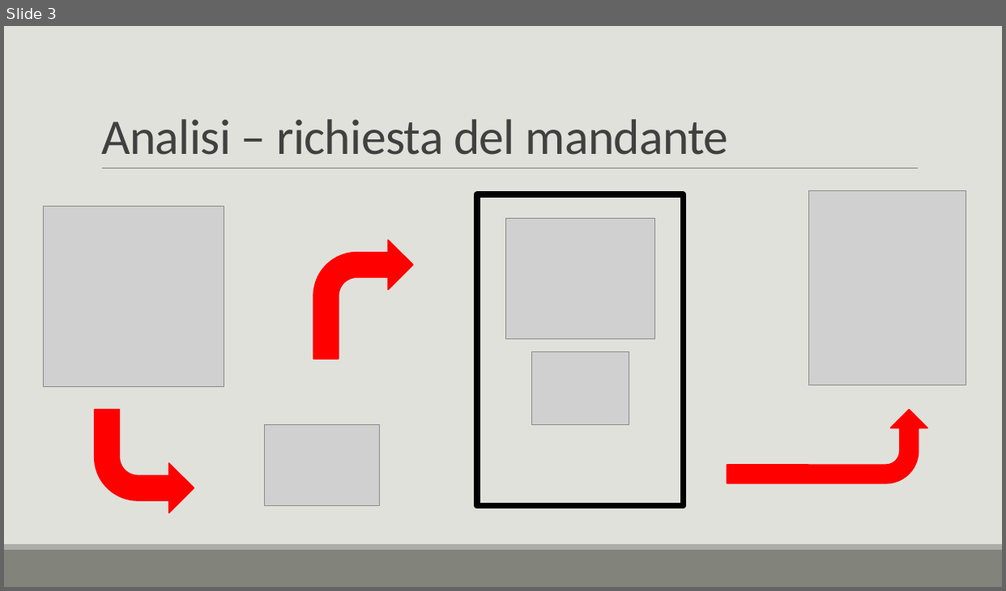
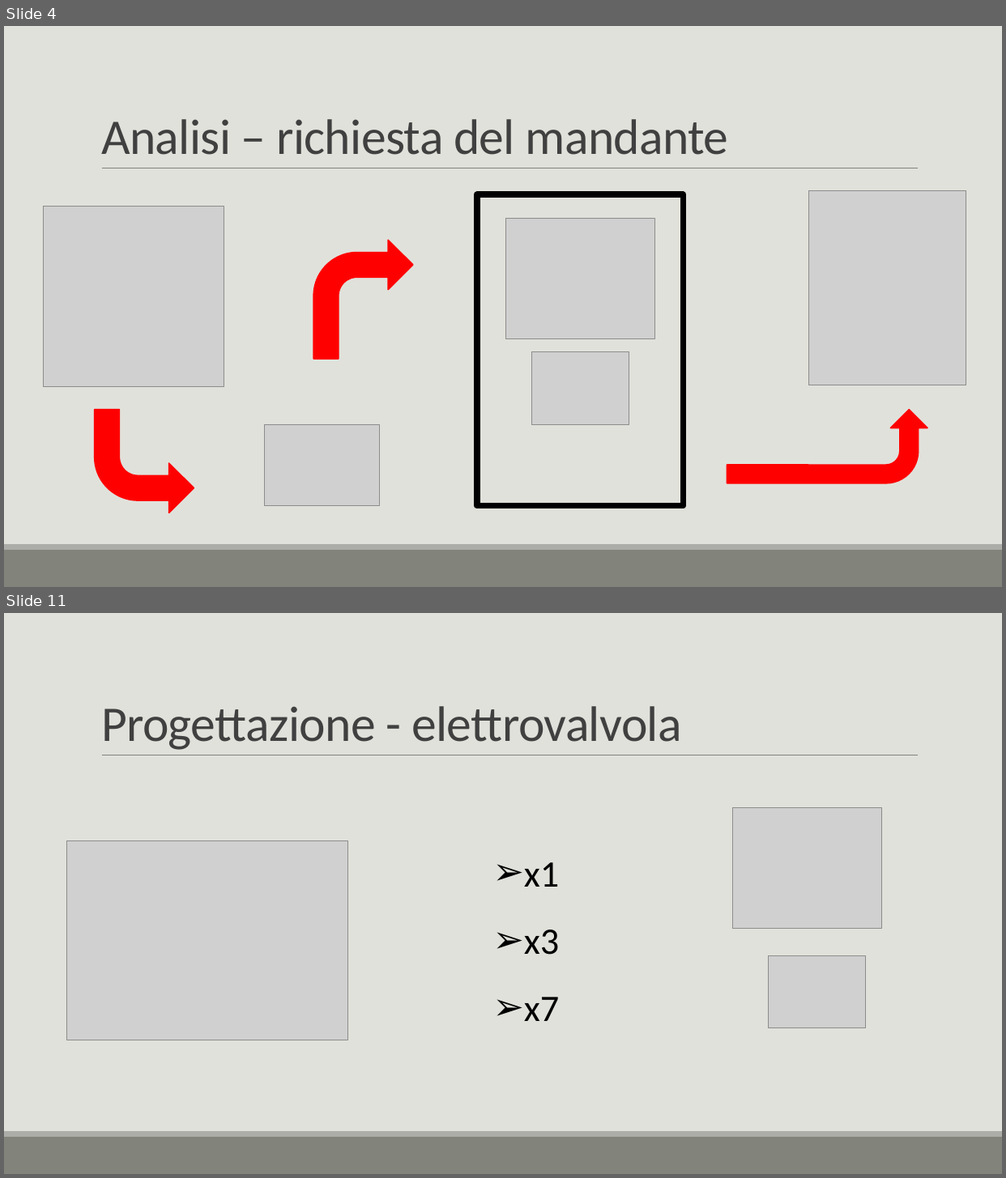
Before and after one commit to DavideSAMT/Progetto_CodiceMorse, a slide deck: Documentazione/Presentazione/CodiceMorse.pptx. Shown one above the other, each under a label of ours: slide 3 before the commit, slides 4 and 11 after it; the slides between them are not shown. The pictures are 1006x591 and 1006x1178 pixels, drawn with LibreOffice and Linux fonts; fonts in the diff are those of the drawing; grey boxes stand for pictures. Boxes give left, top, right and bottom in pixels: in the first picture for what was removed or moved away, otherwise in the second. Text is boxed around its words. In the diff, an @@ line names an element or a change of style, - is before the commit and + after.

```diff
--- a/Documentazione/Presentazione/CodiceMorse.pptx
+++ b/Documentazione/Presentazione/CodiceMorse.pptx
@@ slide 11 added at [4, 613, 1002, 1174], background #E1E1DB; not listed: 3 template elements that a slide beside it also shows @@
@@ title added at [101, 706, 682, 750], 48 pt, text #404040 @@
+Progettazione - elettrovalvola
@@ picture added at [733, 808, 882, 929] @@
@@ picture added at [67, 841, 348, 1040] @@
@@ text added at [524, 862, 559, 1021], 36 pt, text #000000 @@
+➢ x1
+➢ x3
+➢ x7
@@ picture added at [769, 956, 866, 1029] @@
@@ what was slide 3 is now slide 4 @@
```
Also in this commit, not shown: 11 slides changed, 20 other slides added, 6 slides removed.
